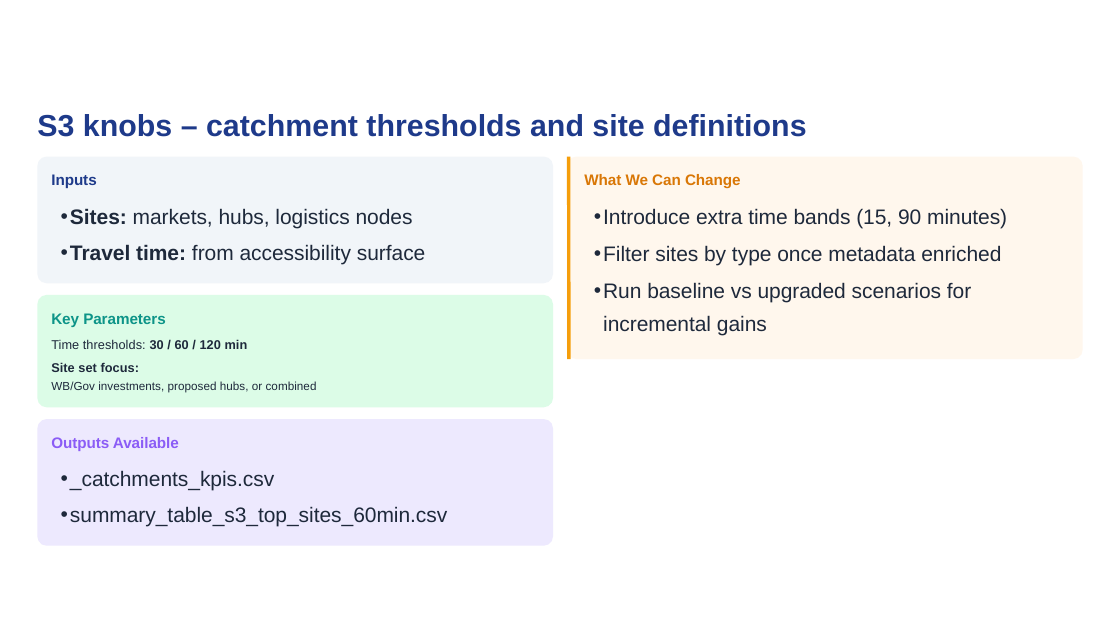
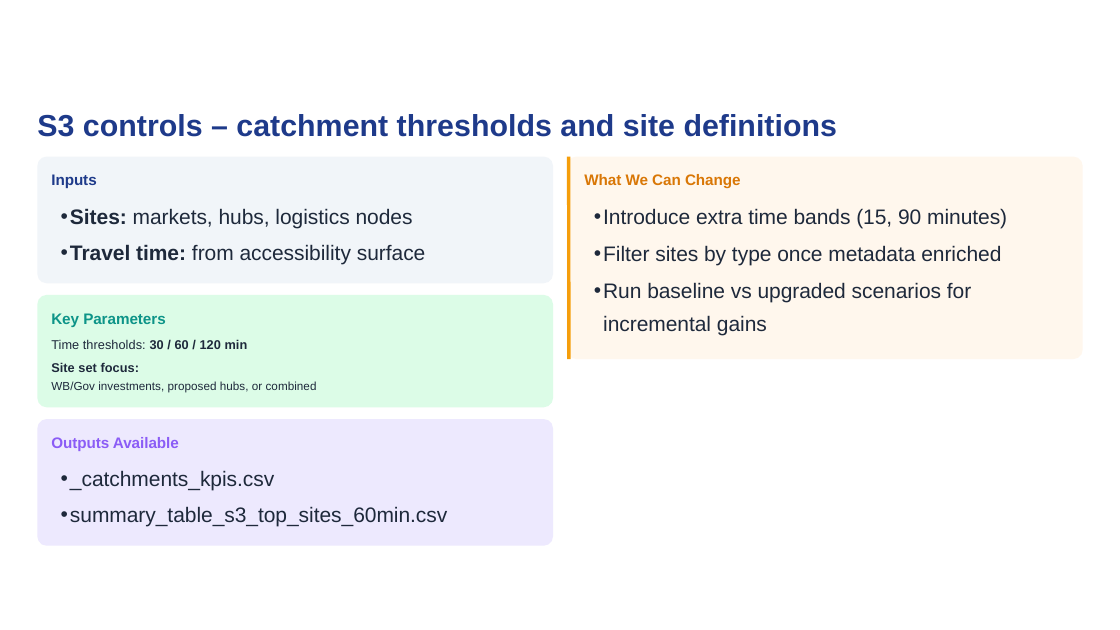
Before and after one commit to bennyistanto/ago-lobitocorridor-analysis, a slide deck: slide 9 of docs/deck/Lobito_Corridor_Analysis.pptx. Drawn at 1120x630 pixels with LibreOffice and Linux fonts; fonts in the diff are those of the drawing. Boxes give left, top, right and bottom in pixels: in the first picture for what was removed or moved away, otherwise in the second. Text is boxed around its words. In the diff, an @@ line names an element or a change of style, - is before the commit and + after.

```diff
--- a/docs/deck/Lobito_Corridor_Analysis.pptx
+++ b/docs/deck/Lobito_Corridor_Analysis.pptx
@@ text at (37,114,837,137): text changed @@
-S3 knobs – catchment thresholds and site definitions
+S3 controls – catchment thresholds and site definitions
```
Also in this commit, not shown: 6 other slides changed, 1 other file.
